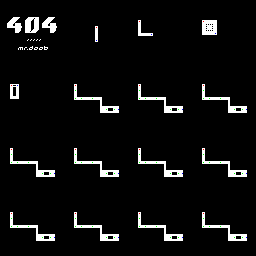
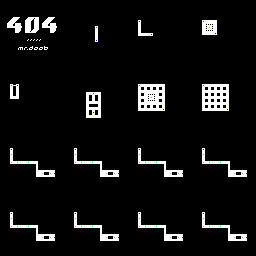
Two versions of the same layered image (256×256). Layer-by-layer changes:
painted on "Background" over [13, 27, 247, 118]
